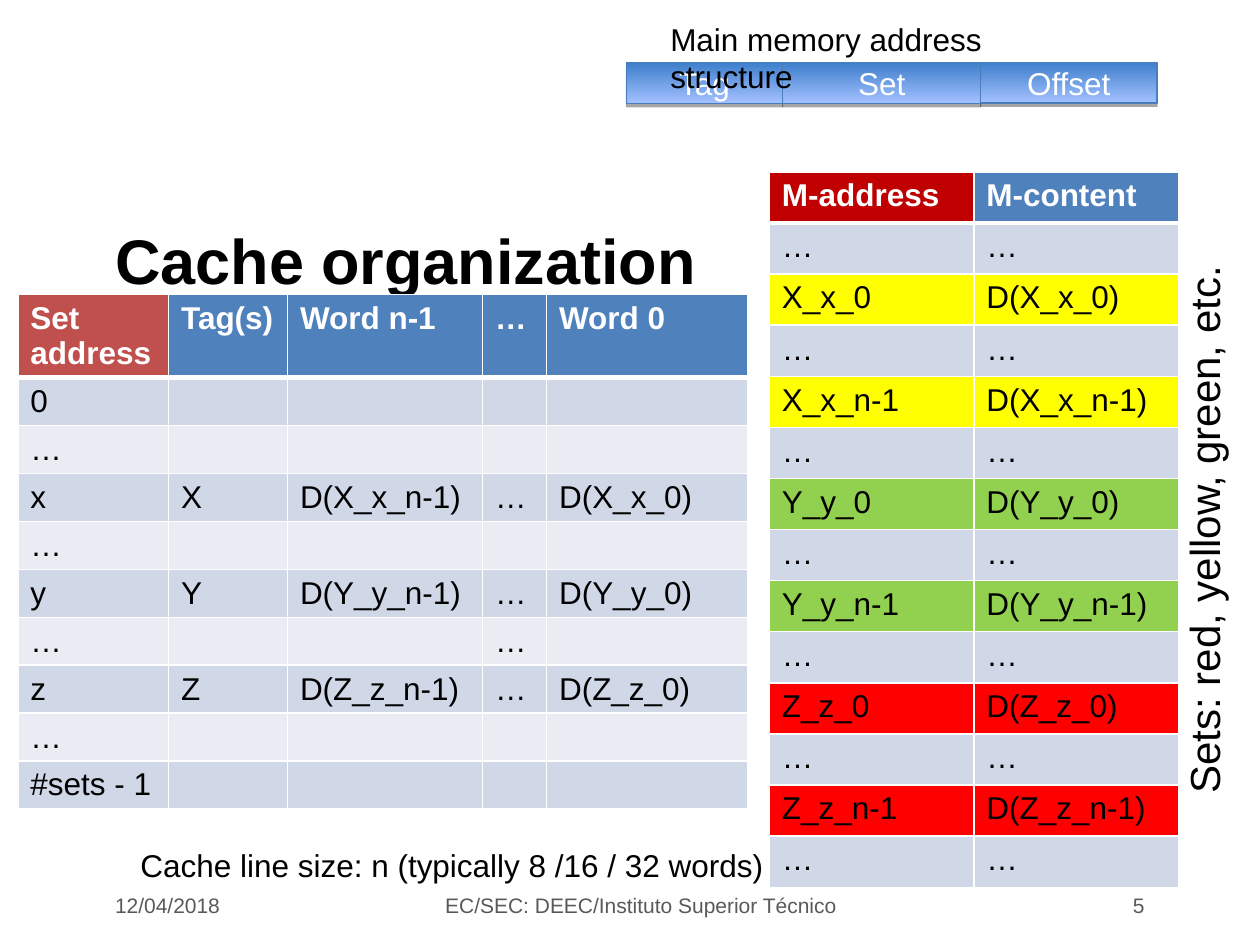
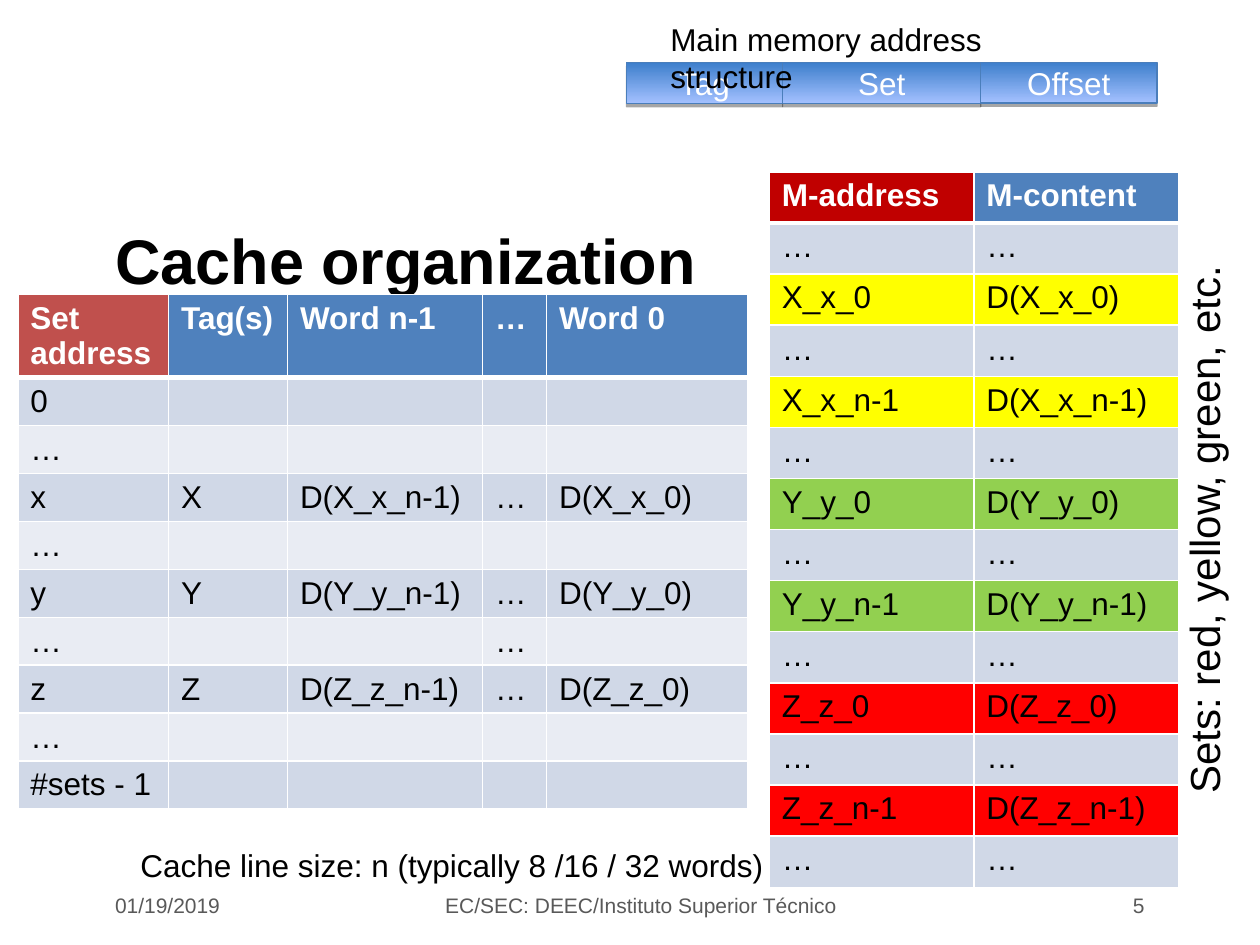
Before and after one commit to jjts/ist-sec, a slide deck: slide 5 of lectures/l20_cache/l20.odp. Drawn at 1260x945 pixels with LibreOffice and Linux fonts; fonts in the diff are those of the drawing; background and template pictures are left out. Boxes give left, top, right and bottom in pixels: in the first picture for what was removed or moved away, otherwise in the second. Text is boxed around its words. In the diff, an @@ line names an element or a change of style, - is before the commit and + after.

```diff
--- a/lectures/l20_cache/l20.odp
+++ b/lectures/l20_cache/l20.odp
@@ text at (x1=115, y1=898, x2=220, y2=913): text changed @@
-12/04/2018
+01/19/2019
```
Also in this commit, not shown: 13 other slides changed.
